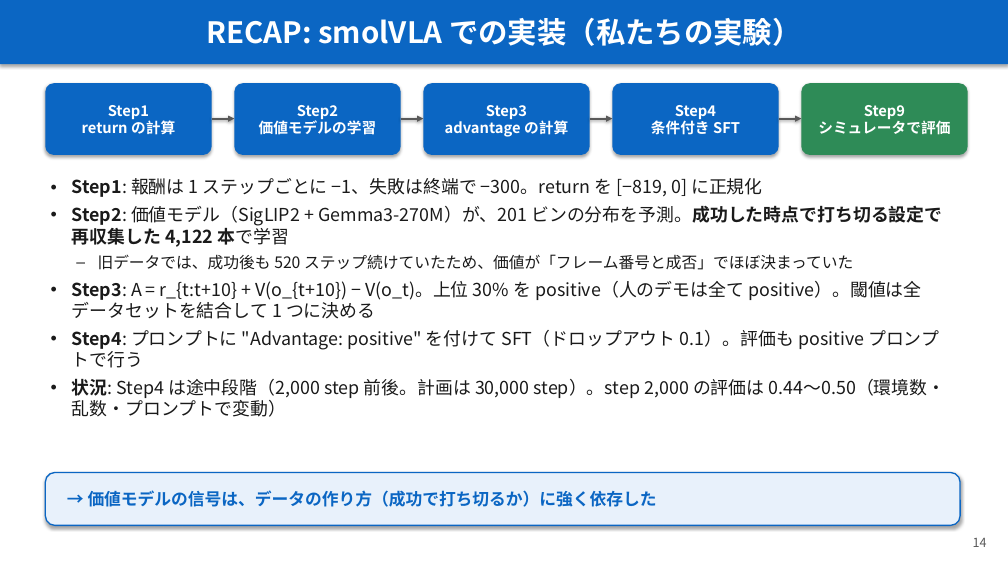
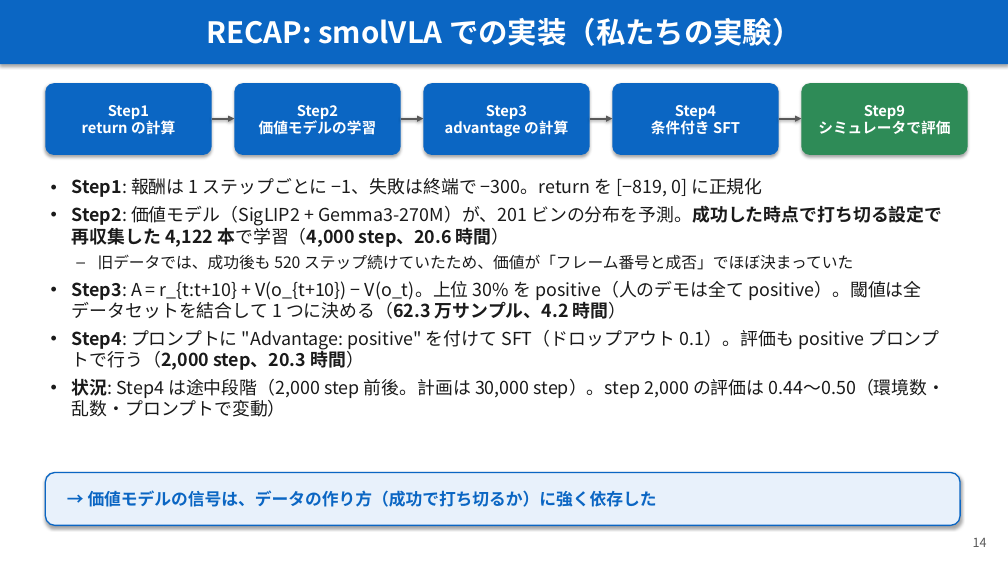
Before and after one commit to Junhand/libero_RL, a slide deck: slide 14 of docs/RECAP_STEAM_RLToken.pptx. Drawn at 1008x567 pixels with LibreOffice and Linux fonts; fonts in the diff are those of the drawing. Boxes give left, top, right and bottom in pixels: in the first picture for what was removed or moved away, otherwise in the second. Text is boxed around its words. In the diff, an @@ line names an element or a change of style, - is before the commit and + after.

```diff
--- a/docs/RECAP_STEAM_RLToken.pptx
+++ b/docs/RECAP_STEAM_RLToken.pptx
@@ text at (72,206,942,247): text changed; bold on @@
-• Step2: 価値モデル（SigLIP2 + Gemma3-270M）が、201 ビンの分布を予測。成功した時点で打ち切る設定で再収集した 4,122 本で学習
+• Step2: 価値モデル（SigLIP2 + Gemma3-270M）が、201 ビンの分布を予測。成功した時点で打ち切る設定で再収集した 4,122 本で学習（4,000 step、20.6 時間）
@@ text at (72,281,939,370): text changed @@
-• Step3: A = r_{t:t+10} + V(o_{t+10}) − V(o_t)。上位 30% を positive（人のデモは全て positive）。閾値は全データセットを結合して 1 つに決める
-• Step4: プロンプトに "Advantage: positive" を付けて SFT（ドロップアウト 0.1）。評価も positive プロンプトで行う
+• Step3: A = r_{t:t+10} + V(o_{t+10}) − V(o_t)。上位 30% を positive（人のデモは全て positive）。閾値は全データセットを結合して 1 つに決める（62.3 万サンプル、4.2 時間）
+• Step4: プロンプトに "Advantage: positive" を付けて SFT（ドロップアウト 0.1）。評価も positive プロンプトで行う（2,000 step、20.3 時間）
```
Also in this commit, not shown: 4 other slides changed, 1 slide added, 1 other file.
